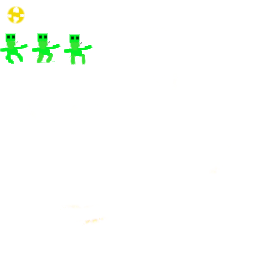
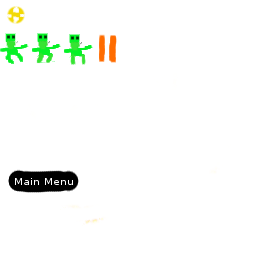
Layer changes from the first w=256, h=256 image to the second:
added layer "Main Menu enu" above "Background" over [16, 178, 73, 185]
painted on "Background" over [8, 34, 117, 193]
